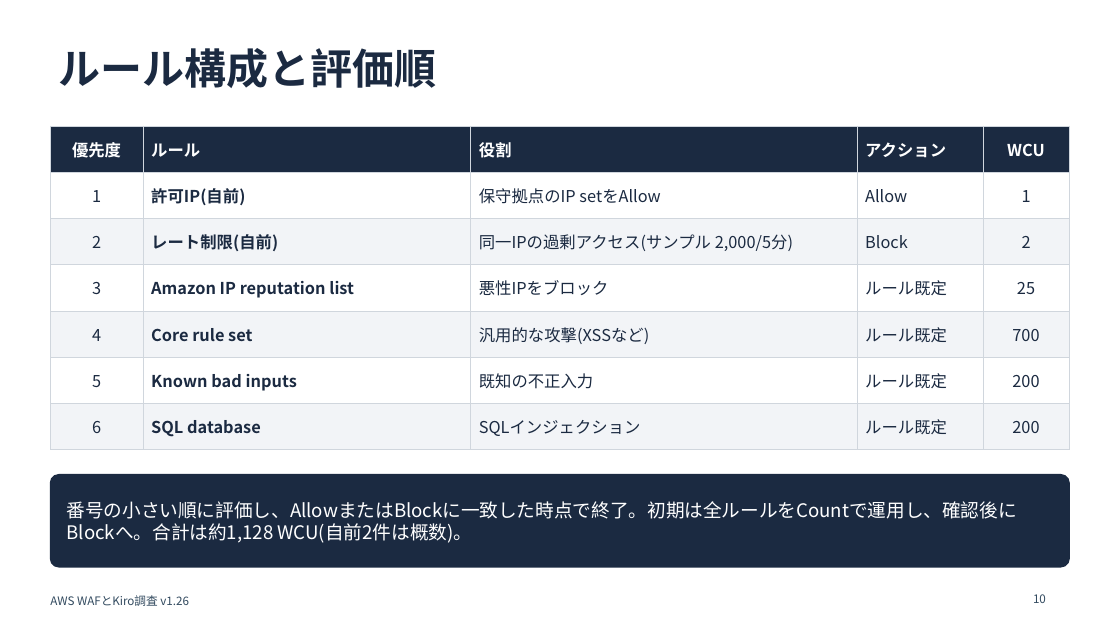
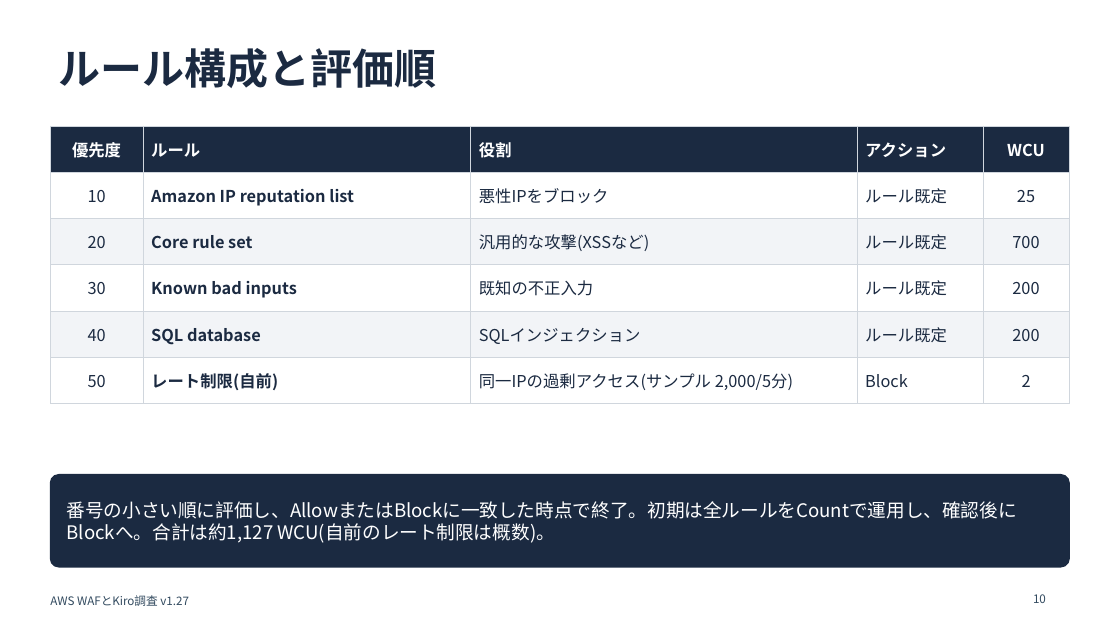
Before and after one commit to w-index-m/kiro-aws, a slide deck: slide 10 of 07_AWS_WAFとKiro調査/docs/AWS_WAFとKiro調査.pptx. Drawn at 1120x630 pixels with LibreOffice and Linux fonts; fonts in the diff are those of the drawing. Boxes give left, top, right and bottom in pixels: in the first picture for what was removed or moved away, otherwise in the second. Text is boxed around its words. In the diff, an @@ line names an element or a change of style, - is before the commit and + after.

```diff
--- a/07_AWS_WAFとKiro調査/docs/AWS_WAFとKiro調査.pptx
+++ b/07_AWS_WAFとKiro調査/docs/AWS_WAFとKiro調査.pptx
@@ table at (50,126,1070,394) @@
-row 2: 1 | 許可IP(自前) | 保守拠点のIP setをAllow | Allow | 1
-row 3: 2 | レート制限(自前) | 同一IPの過剰アクセス(サンプル 2,000/5分) | Block | 2
-row 4: 3 | Amazon IP reputation list | 悪性IPをブロック | ルール既定 | 25
-row 5: 4 | Core rule set | 汎用的な攻撃(XSSなど) | ルール既定 | 700
-row 6: 5 | Known bad inputs | 既知の不正入力 | ルール既定 | 200
-row 7: 6 | SQL database | SQLインジェクション | ルール既定 | 200
+row 2: 10 | Amazon IP reputation list | 悪性IPをブロック | ルール既定 | 25
+row 3: 20 | Core rule set | 汎用的な攻撃(XSSなど) | ルール既定 | 700
+row 4: 30 | Known bad inputs | 既知の不正入力 | ルール既定 | 200
+row 5: 40 | SQL database | SQLインジェクション | ルール既定 | 200
+row 6: 50 | レート制限(自前) | 同一IPの過剰アクセス(サンプル 2,000/5分) | Block | 2
@@ text at (67,501,1017,543): text changed @@
-番号の小さい順に評価し、AllowまたはBlockに一致した時点で終了。初期は全ルールをCountで運用し、確認後にBlockへ。合計は約1,128 WCU(自前2件は概数)。
+番号の小さい順に評価し、AllowまたはBlockに一致した時点で終了。初期は全ルールをCountで運用し、確認後にBlockへ。合計は約1,127 WCU(自前のレート制限は概数)。
@@ text at (50,595,189,606): text changed @@
-AWS WAFとKiro調査 v1.26
+AWS WAFとKiro調査 v1.27
```
Also in this commit, not shown: 40 other slides changed, 5 other files.
